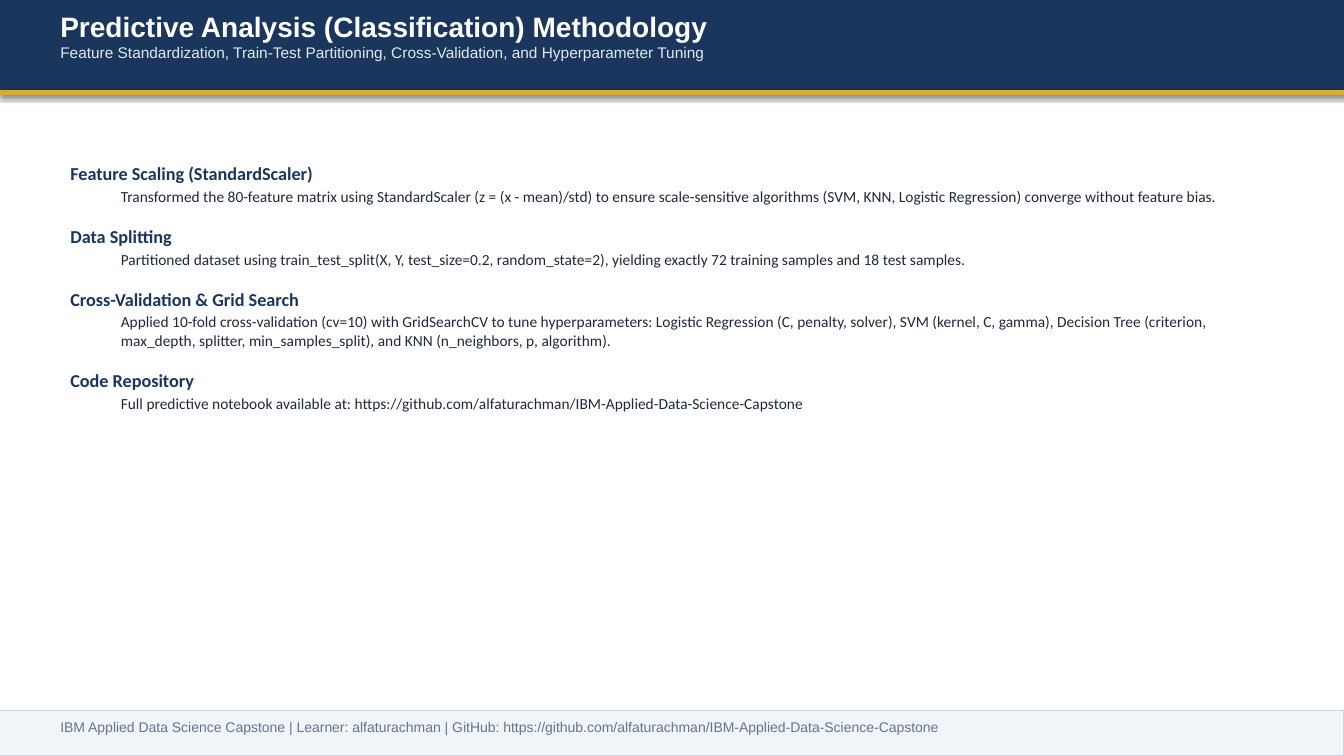
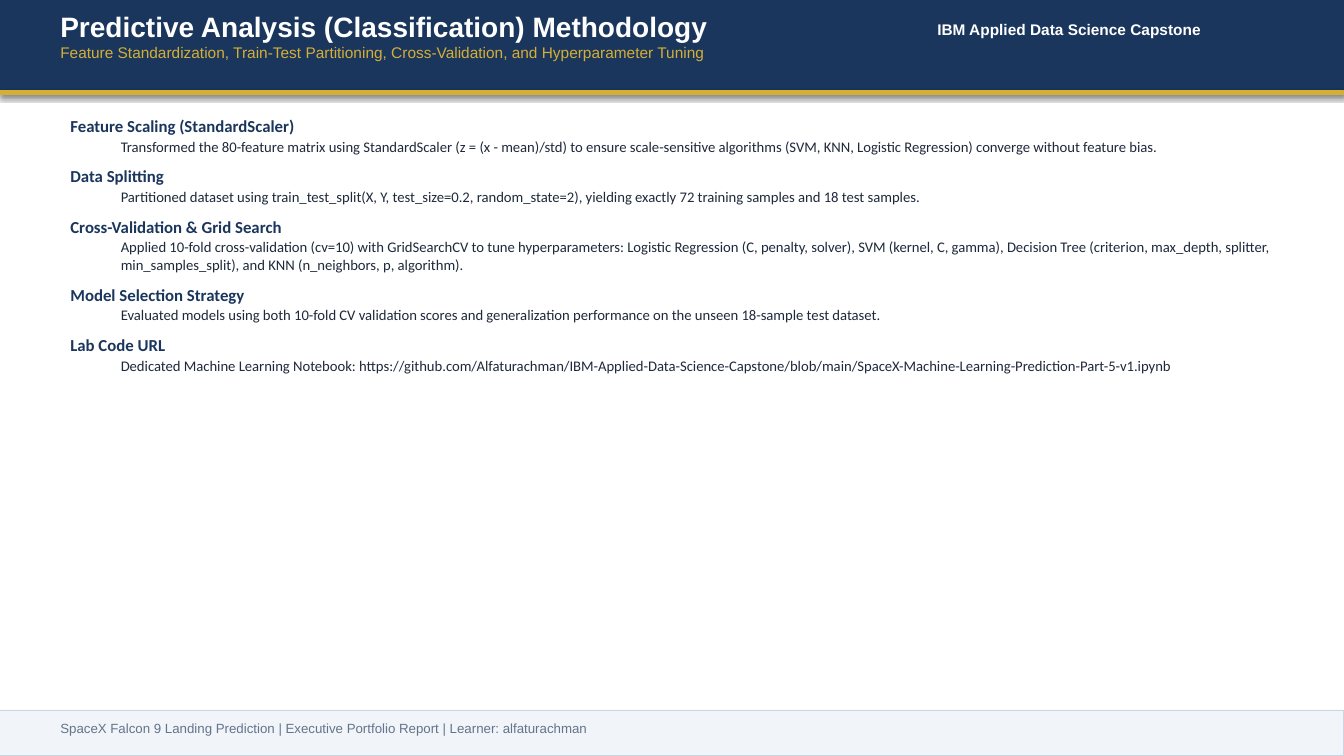
Before and after one commit to Alfaturachman/IBM-Applied-Data-Science-Capstone, a slide deck: slide 8 of Data Science Capstone Project Report.pptx (slide 10 before the commit). Drawn at 1344x756 pixels with LibreOffice and Linux fonts; fonts in the diff are those of the drawing. Boxes give left, top, right and bottom in pixels: in the first picture for what was removed or moved away, otherwise in the second. Text is boxed around its words. In the diff, an @@ line names an element or a change of style, - is before the commit and + after.

```diff
--- a/Data Science Capstone Project Report.pptx
+++ b/Data Science Capstone Project Report.pptx
@@ text added at <box>937,23,1200,39</box>, 11 pt, text #FFFFFF, bold @@
+IBM Applied Data Science Capstone
@@ text at <box>60,47,704,61</box>: text colour #E2E8F0 to #D4AF37 in "Feature Standardization, Train-Test Partitioning, Cross-Vali ..." @@
@@ text at <box>70,119,1269,273</box>: size 13 to 12 pt in "Feature Scaling (StandardScaler)", "Data Splitting", "Cross-Validation & Grid Search"; size 11 to 10.5 pt in "Transformed the 80-feature matrix using StandardScaler (z ...", "Partitioned dataset using train_test_split(X, Y, test_size=0 ...", "Applied 10-fold cross-validation (cv=10) with GridSearchCV t ..."; less space between paragraphs @@
@@ text at <box>70,289,1170,374</box>: text changed; size 11 to 10.5 pt @@
-Code Repository
-  Full predictive notebook available at: https://github.com/alfaturachman/IBM-Applied-Data-Science-Capstone
+Model Selection Strategy
+  Evaluated models using both 10-fold CV validation scores and generalization performance on the unseen 18-sample test dataset.
+Lab Code URL
+  Dedicated Machine Learning Notebook: https://github.com/Alfaturachman/IBM-Applied-Data-Science-Capstone/blob/main/SpaceX-Machine-Learning-Prediction-Part-5-v1.ipynb
@@ text removed at <box>60,722,938,735</box> @@
-IBM Applied Data Science Capstone | Learner: alfaturachman | GitHub: https://github.com/alfaturachman/IBM-Applied-Data-Science-Capstone
@@ text added at <box>60,723,587,736</box>, 9.5 pt, text #64748B @@
+SpaceX Falcon 9 Landing Prediction | Executive Portfolio Report | Learner: alfaturachman
```
Also in this commit, not shown: 12 other slides changed, 5 slides added, 4 slides removed, 14 other files.
